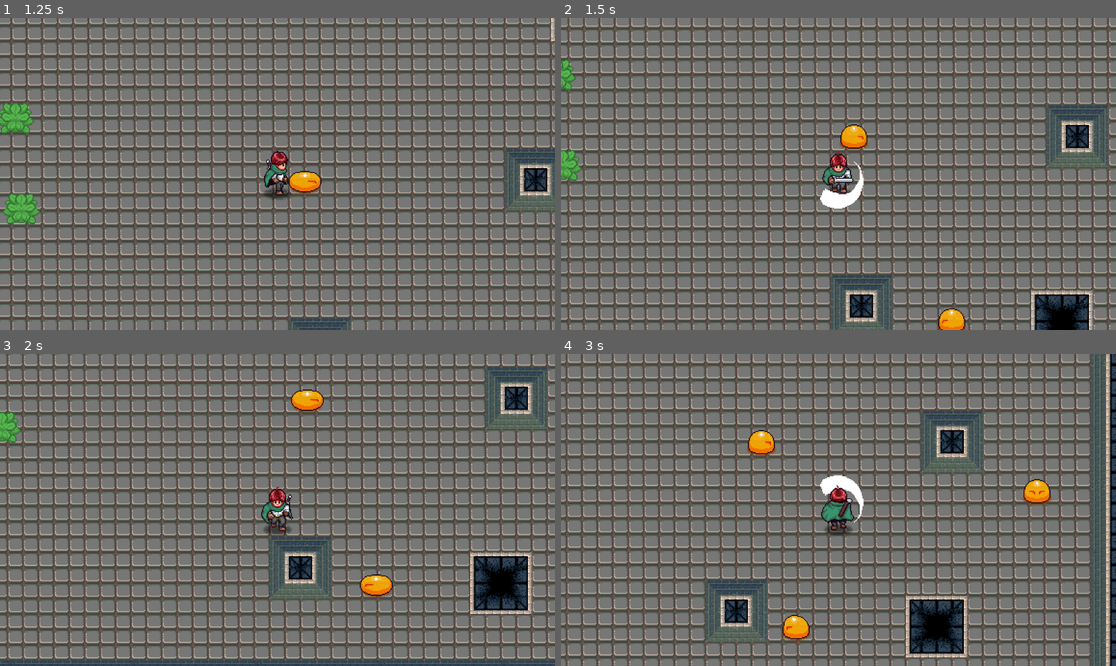
Above: before the commit, frames 1-4 (two rows, left to right).
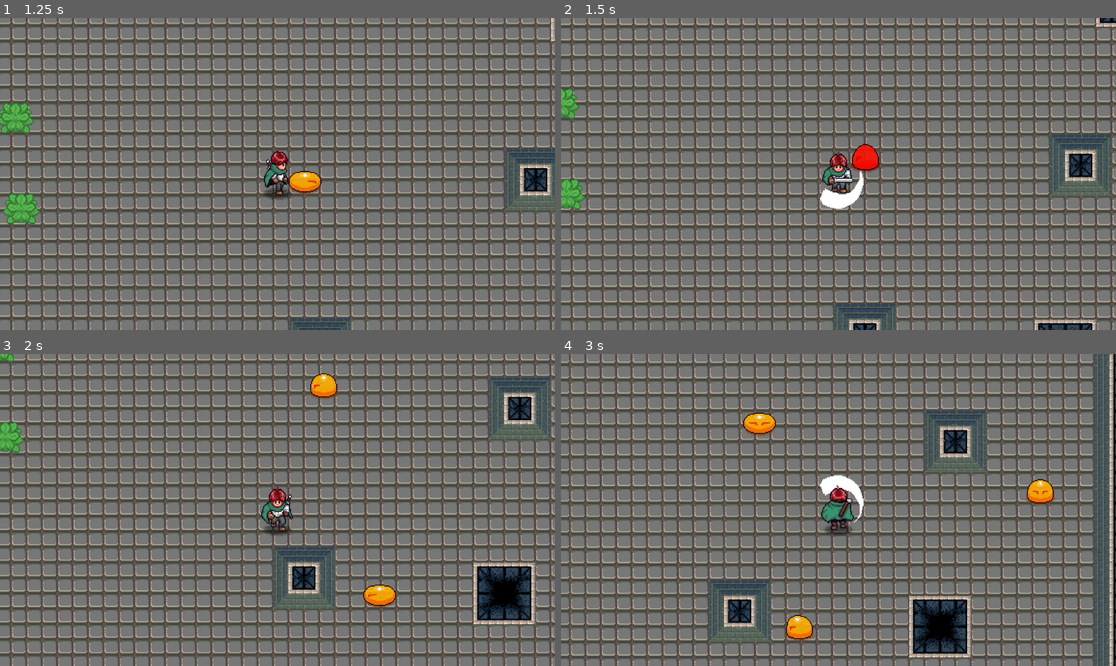
Above: after the commit, the same moments.

Repository: UltimaAngel/Video-Game-Project-1
Game: Godot game, scene res://game/scenes/game.tscn
Two runs of this game, one before a commit and one after it. Both use one fixed random seed, a clock stepped at 60 frames per second and the inputs below.
Inputs (mouse positions are in pixels of both pictures, inside the frame that each line leads up to):
- Up to frame 1 (1.25 s): move the mouse to (399, 158) at 0.52 s; press the mouse at (399, 158) at 0.53 s; hold D (right) from 0.53 s (still down)
- Up to frame 2 (1.5 s): move the mouse to (727, 189) at 1.27 s; release D (right) at 1.28 s; release the mouse at (727, 189) at 1.28 s; hold S (down) from 1.28 s (still down); click (727, 189) at 1.35 s
- Up to frame 3 (2 s): keep holding S (down)
- Up to frame 4 (3 s): move the mouse to (894, 441) at 2.02 s; release S (down) at 2.03 s; press the mouse at (894, 441) at 2.03 s; hold D (right) 2.03-2.78 s; tap I at 2.1 s; move the mouse to (810, 572) at 2.77 s; release the mouse at (810, 572) at 2.78 s; hold W (up) from 2.78 s (still down); click (810, 572) at 2.85 s

Frame 1 is identical in both runs. In frame 2, 58% of the frame differs, in the area x 0-100%, y 0-100%; in frame 3, 71%; in frame 4, 35%.

Commit message:
Player stun state added

Diff:
--- a/components/health_component/health_component.gd
+++ b/components/health_component/health_component.gd
@@ -1,8 +1,8 @@
 class_name HealthComponent
 extends Node2D
 
-signal damaged
-signal destroyed
+signal damaged(hurt_box: HurtBox)
+signal destroyed(hurt_box: HurtBox)
 
 @export var max_health: float = 100.0
 var health: float
@@ -12,9 +12,18 @@
 	health = max_health
 
 
-func damage(damage_taken: int) -> void:
-	health -= damage_taken
+func damage(hurt_box: HurtBox) -> void:
+	health -= hurt_box.damage
 	if health > 0:
-		damaged.emit()
+		damaged.emit(hurt_box)
 	else:
-		destroyed.emit()
+		destroyed.emit(hurt_box)
+		#Temporary commented code
+		#damaged.emit(hurt_box)
+		#update(99)
+
+
+func update(delta: int) -> void:
+	# May want to change health/max health to int and use clampi
+	# May want to use this in damage function
+	health = clampf(health + delta, 0, max_health)
--- a/components/hitboxes/hit_box.gd
+++ b/components/hitboxes/hit_box.gd
@@ -1,7 +1,7 @@
 class_name HitBox
 extends Area2D
 
-signal Damaged(damage: int)
+signal Damaged(hurt_box: HurtBox)
 
 
 # Called when the node enters the scene tree for the first time.
@@ -14,6 +14,5 @@
 	pass
 
 
-func TakeDamage(damage: int) -> void:
-	print("TakeDamage: ", damage)
-	Damaged.emit(damage)
+func TakeDamage(hurt_box: HurtBox) -> void:
+	Damaged.emit(hurt_box)
--- a/components/hurtboxes/hurt_box.gd
+++ b/components/hurtboxes/hurt_box.gd
@@ -16,4 +16,4 @@
 
 func AreaEntered(a: Area2D) -> void:
 	if a is HitBox:
-		a.TakeDamage(damage)
+		a.TakeDamage(self)
--- a/entities/enemies/slime/scenes/slime.tscn
+++ b/entities/enemies/slime/scenes/slime.tscn
@@ -718,7 +718,7 @@
 &"destroy": SubResource("Animation_2ipdc")
 }
 
-[node name="Slime" type="CharacterBody2D" node_paths=PackedStringArray("animation_player", "entity_sprite", "health_component", "hit_box", "state_machine")]
+[node name="Slime" type="CharacterBody2D" unique_id=1513585146 node_paths=PackedStringArray("animation_player", "entity_sprite", "health_component", "hit_box", "state_machine")]
 collision_layer = 256
 collision_mask = 16
 script = ExtResource("1_6xq2y")
@@ -728,75 +728,70 @@
 hit_box = NodePath("HitBox")
 state_machine = NodePath("EnemyStateMachine")
 
-[node name="HitBox" parent="." instance=ExtResource("3_v17ds")]
-
-[node name="CollisionShape2D" type="CollisionShape2D" parent="HitBox"]
+[node name="HitBox" parent="." unique_id=576668089 instance=ExtResource("3_v17ds")]
+
+[node name="CollisionShape2D" type="CollisionShape2D" parent="HitBox" unique_id=1611478597]
 rotation = 1.5707964
 shape = SubResource("CapsuleShape2D_umckf")
 
-[node name="Sprite2D" type="Sprite2D" parent="."]
+[node name="Sprite2D" type="Sprite2D" parent="." unique_id=1388052646]
 position = Vector2(0, -19)
 texture = ExtResource("1_2mbw8")
 hframes = 16
 vframes = 2
 
-[node name="ShadowSprite2D" type="Sprite2D" parent="Sprite2D"]
+[node name="ShadowSprite2D" type="Sprite2D" parent="Sprite2D" unique_id=1781497452]
 modulate = Color(0.5411765, 0.21176471, 0, 1)
 show_behind_parent = true
 position = Vector2(0, 19)
 texture = ExtResource("1_ncw7u")
 
-[node name="HurtBox" parent="." instance=ExtResource("2_jy1ul")]
-collision_mask = 1
-
-[node name="CollisionShape2D" type="CollisionShape2D" parent="HurtBox"]
+[node name="HurtBox" parent="." unique_id=552922419 instance=ExtResource("2_jy1ul")]
+
+[node name="CollisionShape2D" type="CollisionShape2D" parent="HurtBox" unique_id=116312193]
 rotation = 1.5707964
 shape = SubResource("CapsuleShape2D_umckf")
 
-[node name="HealthComponent" parent="." instance=ExtResource("2_co1cg")]
+[node name="HealthComponent" parent="." unique_id=937615990 instance=ExtResource("2_co1cg")]
 max_health = 5.0
 
-[node name="CollisionShape2D" type="CollisionShape2D" parent="."]
+[node name="CollisionShape2D" type="CollisionShape2D" parent="." unique_id=1762336549]
 rotation = 1.5707964
 shape = SubResource("CapsuleShape2D_umckf")
 
-[node name="AnimationPlayer" type="AnimationPlayer" parent="."]
-libraries = {
-&"": SubResource("AnimationLibrary_6xq2y")
-}
-autoplay = "idle_down"
-
-[node name="EnemyStateMachine" type="Node" parent="."]
+[node name="AnimationPlayer" type="AnimationPlayer" parent="." unique_id=1895594556]
+libraries/ = SubResource("AnimationLibrary_6xq2y")
+autoplay = &"idle_down"
+
+[node name="EnemyStateMachine" type="Node" parent="." unique_id=518489781]
 script = ExtResource("6_fbeu0")
 
-[node name="Idle" type="Node" parent="EnemyStateMachine" node_paths=PackedStringArray("next_state")]
+[node name="Idle" type="Node" parent="EnemyStateMachine" unique_id=1752269788 node_paths=PackedStringArray("next_state")]
 script = ExtResource("7_nly76")
 next_state = NodePath("../Wander")
 
-[node name="Wander" type="Node" parent="EnemyStateMachine" node_paths=PackedStringArray("next_state")]
+[node name="Wander" type="Node" parent="EnemyStateMachine" unique_id=1134428550 node_paths=PackedStringArray("next_state")]
 script = ExtResource("8_8hb4w")
 anim_name = "wander"
 next_state = NodePath("../Idle")
 
-[node name="Stun" type="Node" parent="EnemyStateMachine" node_paths=PackedStringArray("next_state")]
+[node name="Stun" type="Node" parent="EnemyStateMachine" unique_id=629314679 node_paths=PackedStringArray("next_state")]
 script = ExtResource("11_jy1ul")
 anim_name = "stun"
 next_state = NodePath("../Idle")
 
-[node name="Destroy" type="Node" parent="EnemyStateMachine"]
+[node name="Destroy" type="Node" parent="EnemyStateMachine" unique_id=1919655682]
 script = ExtResource("13_jy1ul")
 anim_name = "destroy"
 
-[node name="AudioStreamPlayer2D" type="AudioStreamPlayer2D" parent="."]
+[node name="AudioStreamPlayer2D" type="AudioStreamPlayer2D" parent="." unique_id=1250983144]
 max_polyphony = 4
 
-[node name="DestroyEffectSprite" type="Sprite2D" parent="."]
+[node name="DestroyEffectSprite" type="Sprite2D" parent="." unique_id=2131348647]
 visible = false
 position = Vector2(0, -8)
 texture = ExtResource("11_h77dj")
 hframes = 6
 
-[node name="AnimationPlayer" type="AnimationPlayer" parent="DestroyEffectSprite"]
-libraries = {
-&"": SubResource("AnimationLibrary_4kmju")
-}
+[node name="AnimationPlayer" type="AnimationPlayer" parent="DestroyEffectSprite" unique_id=210176055]
+libraries/ = SubResource("AnimationLibrary_4kmju")
--- a/entities/enemies/slime/scripts/enemy_state_destroy.gd
+++ b/entities/enemies/slime/scripts/enemy_state_destroy.gd
@@ -3,6 +3,7 @@
 @export var knockback_speed: float = 400.0
 @export var decelerate_speed: float = 10.0
 
+var _damage_position: Vector2
 var _direction := Vector2.ZERO
 
 
@@ -12,7 +13,7 @@
 
 func enter() -> void:
 	entity.is_invulnerable = true
-	_direction = entity.global_position.direction_to(PlayerManager.player.global_position)
+	_direction = entity.global_position.direction_to(_damage_position)
 	entity.direction = _direction
 	entity.velocity = _direction * -knockback_speed
 	entity.update_animation(anim_name)
@@ -24,7 +25,8 @@
 	return null
 
 
-func _on_destroyed() -> void:
+func _on_destroyed(hurt_box: HurtBox) -> void:
+	_damage_position = hurt_box.global_position
 	get_parent().change_state(self)
 
 
--- a/entities/enemies/slime/scripts/enemy_state_stun.gd
+++ b/entities/enemies/slime/scripts/enemy_state_stun.gd
@@ -4,6 +4,7 @@
 @export var knockback_speed: float = 400.0
 @export var decelerate_speed: float = 10.0
 
+var _damage_position: Vector2
 var _direction := Vector2.ZERO
 var _is_anim_finished: bool = false
 
@@ -15,7 +16,7 @@
 func enter() -> void:
 	entity.is_invulnerable = true
 	_is_anim_finished = false
-	_direction = entity.global_position.direction_to(PlayerManager.player.global_position)
+	_direction = entity.global_position.direction_to(_damage_position)
 	entity.direction = _direction
 	entity.velocity = _direction * -knockback_speed
 	entity.update_animation(anim_name)
@@ -34,7 +35,8 @@
 	entity.is_invulnerable = false
 
 
-func _on_damaged() -> void:
+func _on_damaged(hurt_box: HurtBox) -> void:
+	_damage_position = hurt_box.global_position
 	get_parent().change_state(self)
 
 
--- a/entities/player/scenes/player.tscn
+++ b/entities/player/scenes/player.tscn
@@ -10,8 +10,10 @@
 [ext_resource type="Script" uid="uid://cdowj2otqtidw" path="res://entities/player/scripts/player_state_machine.gd" id="7_u3c1g"]
 [ext_resource type="Script" uid="uid://764wnjlt1epk" path="res://entities/player/scripts/state_attack.gd" id="8_2suro"]
 [ext_resource type="AudioStream" uid="uid://bihc3ics5ekta" path="res://entities/player/assets/sword_swoosh.wav" id="11_ekl84"]
+[ext_resource type="Script" uid="uid://cqp7jsw83yljy" path="res://entities/player/scripts/state_stun.gd" id="11_exelp"]
 [ext_resource type="PackedScene" uid="uid://bha3le6ms846r" path="res://components/hurtboxes/hurt_box.tscn" id="11_oucfp"]
 [ext_resource type="PackedScene" uid="uid://bw04c753lmlf3" path="res://components/hitboxes/hit_box.tscn" id="11_vwfor"]
+[ext_resource type="AudioStream" uid="uid://beachdr1o4jr" path="res://entities/player/assets/hit_player.wav" id="13_ekl84"]
 
 [sub_resource type="Animation" id="Animation_eigjl"]
 length = 0.001
@@ -432,7 +434,75 @@
 [sub_resource type="CircleShape2D" id="CircleShape2D_ekl84"]
 radius = 20.0
 
-[node name="Player" type="CharacterBody2D" node_paths=PackedStringArray("animation_player", "entity_sprite", "health_component", "hit_box", "state_machine")]
+[sub_resource type="Animation" id="Animation_exelp"]
+length = 0.001
+tracks/0/type = "value"
+tracks/0/imported = false
+tracks/0/enabled = true
+tracks/0/path = NodePath(".:modulate")
+tracks/0/interp = 1
+tracks/0/loop_wrap = true
+tracks/0/keys = {
+"times": PackedFloat32Array(0),
+"transitions": PackedFloat32Array(1),
+"update": 0,
+"values": [Color(1, 1, 1, 1)]
+}
+
+[sub_resource type="Animation" id="Animation_33iwi"]
+resource_name = "damaged"
+length = 0.5
+tracks/0/type = "value"
+tracks/0/imported = false
+tracks/0/enabled = true
+tracks/0/path = NodePath(".:modulate")
+tracks/0/interp = 1
+tracks/0/loop_wrap = true
+tracks/0/keys = {
+"times": PackedFloat32Array(0, 0.1, 0.2, 0.3, 0.4, 0.45, 0.5),
+"transitions": PackedFloat32Array(1, 1, 1, 1, 1, 1, 1),
+"update": 1,
+"values": [Color(1, 1, 1, 1), Color(1, 1, 1, 0.19607843), Color(1, 1, 1, 1), Color(1, 1, 1, 0.19607843), Color(1, 1, 1, 1), Color(1, 1, 1, 0.19607843), Color(1, 1, 1, 1)]
+}
+tracks/1/type = "audio"
+tracks/1/imported = false
+tracks/1/enabled = true
+tracks/1/path = NodePath("Audio/AudioStreamPlayer2D")
+tracks/1/interp = 1
+tracks/1/loop_wrap = true
+tracks/1/keys = {
+"clips": [{
+"end_offset": 0.0,
+"start_offset": 0.0,
+"stream": ExtResource("13_ekl84")
+}],
+"times": PackedFloat32Array(0)
+}
+tracks/1/use_blend = true
+
+[sub_resource type="Animation" id="Animation_vwfor"]
+resource_name = "default"
+tracks/0/type = "value"
+tracks/0/imported = false
+tracks/0/enabled = true
+tracks/0/path = NodePath(".:modulate")
+tracks/0/interp = 1
+tracks/0/loop_wrap = true
+tracks/0/keys = {
+"times": PackedFloat32Array(0),
+"transitions": PackedFloat32Array(1),
+"update": 0,
+"values": [Color(1, 1, 1, 1)]
+}
+
+[sub_resource type="AnimationLibrary" id="AnimationLibrary_pt0jy"]
+_data = {
+&"RESET": SubResource("Animation_exelp"),
+&"damaged": SubResource("Animation_33iwi"),
+&"default": SubResource("Animation_vwfor")
+}
+
+[node name="Player" type="CharacterBody2D" unique_id=740599777 node_paths=PackedStringArray("animation_player", "entity_sprite", "health_component", "hit_box", "state_machine")]
 top_level = true
 collision_mask = 19
 script = ExtResource("1_cvnsp")
@@ -442,74 +512,79 @@
 hit_box = NodePath("HitBox")
 state_machine = NodePath("StateMachine")
 
-[node name="Sprite2D" type="Sprite2D" parent="."]
+[node name="Sprite2D" type="Sprite2D" parent="." unique_id=398964999]
 texture = ExtResource("2_cvnsp")
 hframes = 16
 vframes = 3
 
-[node name="ShadowSprite" type="Sprite2D" parent="Sprite2D"]
+[node name="ShadowSprite" type="Sprite2D" parent="Sprite2D" unique_id=1040107618]
 modulate = Color(0, 0, 0, 0.49019608)
 show_behind_parent = true
 position = Vector2(0, 20)
 texture = ExtResource("3_ekl84")
 
-[node name="AttackEffectSprite" type="Sprite2D" parent="Sprite2D"]
+[node name="AttackEffectSprite" type="Sprite2D" parent="Sprite2D" unique_id=2065322775]
 position = Vector2(0, 10)
 texture = ExtResource("4_ekl84")
 hframes = 12
 
-[node name="AttackEffectAnimation" type="AnimationPlayer" parent="Sprite2D/AttackEffectSprite"]
-libraries = {
-&"": SubResource("AnimationLibrary_ronts")
-}
-autoplay = "no_attack"
-
-[node name="HealthComponent" parent="." instance=ExtResource("3_41mm0")]
-
-[node name="CollisionShape2D" type="CollisionShape2D" parent="."]
+[node name="AttackEffectAnimation" type="AnimationPlayer" parent="Sprite2D/AttackEffectSprite" unique_id=986263849]
+libraries/ = SubResource("AnimationLibrary_ronts")
+autoplay = &"no_attack"
+
+[node name="HealthComponent" parent="." unique_id=709405965 instance=ExtResource("3_41mm0")]
+
+[node name="CollisionShape2D" type="CollisionShape2D" parent="." unique_id=219288472]
 show_behind_parent = true
 position = Vector2(0, 20)
 shape = SubResource("CircleShape2D_ittr2")
 
-[node name="AnimationPlayer" type="AnimationPlayer" parent="."]
-libraries = {
-&"": SubResource("AnimationLibrary_p04ig")
-}
-
-[node name="StateMachine" type="Node" parent="."]
+[node name="AnimationPlayer" type="AnimationPlayer" parent="." unique_id=474431594]
+libraries/ = SubResource("AnimationLibrary_p04ig")
+
+[node name="StateMachine" type="Node" parent="." unique_id=289942531]
 script = ExtResource("7_u3c1g")
 
-[node name="Idle" type="Node" parent="StateMachine"]
+[node name="Idle" type="Node" parent="StateMachine" unique_id=776452295]
 script = ExtResource("6_2suro")
 
-[node name="Walk" type="Node" parent="StateMachine"]
+[node name="Walk" type="Node" parent="StateMachine" unique_id=1939898642]
 script = ExtResource("7_gy3q1")
 
-[node name="Attack" type="Node" parent="StateMachine"]
+[node name="Attack" type="Node" parent="StateMachine" unique_id=1507881732]
 script = ExtResource("8_2suro")
 attack_sound = ExtResource("11_ekl84")
 
-[node name="Audio" type="Node2D" parent="."]
-
-[node name="AudioStreamPlayer2D" type="AudioStreamPlayer2D" parent="Audio"]
+[node name="Stun" type="Node" parent="StateMachine" unique_id=722523651]
+script = ExtResource("11_exelp")
+move_speed = null
+invulnerable_duration = null
+anim_name = null
+
+[node name="Audio" type="Node2D" parent="." unique_id=772774221]
+
+[node name="AudioStreamPlayer2D" type="AudioStreamPlayer2D" parent="Audio" unique_id=15095843]
 max_polyphony = 4
 
-[node name="HitBox" parent="." instance=ExtResource("11_vwfor")]
-collision_layer = 1
-
-[node name="CollisionShape2D" type="CollisionShape2D" parent="HitBox"]
+[node name="HitBox" parent="." unique_id=1887156674 instance=ExtResource("11_vwfor")]
+collision_layer = 2
+
+[node name="CollisionShape2D" type="CollisionShape2D" parent="HitBox" unique_id=937708310]
 position = Vector2(0, 12)
 shape = SubResource("CircleShape2D_oucfp")
 debug_color = Color(0.56197894, 0.5571533, 0.14572686, 0.41960785)
 
-[node name="Interactions" type="Node2D" parent="."]
+[node name="Interactions" type="Node2D" parent="." unique_id=121030463]
 unique_name_in_owner = true
 
-[node name="HurtBox" parent="Interactions" instance=ExtResource("11_oucfp")]
+[node name="HurtBox" parent="Interactions" unique_id=748073272 instance=ExtResource("11_oucfp")]
 position = Vector2(0, 16)
 collision_mask = 256
 monitoring = false
 
-[node name="CollisionShape2D" type="CollisionShape2D" parent="Interactions/HurtBox"]
+[node name="CollisionShape2D" type="CollisionShape2D" parent="Interactions/HurtBox" unique_id=65582600]
 shape = SubResource("CircleShape2D_ekl84")
 debug_color = Color(0.9536719, 0.20807242, 0.16435587, 0.41960785)
+
+[node name="EffectAnimationPlayer" type="AnimationPlayer" parent="." unique_id=1411569256]
+libraries/ = SubResource("AnimationLibrary_pt0jy")
--- a/entities/player/scripts/player.gd
+++ b/entities/player/scripts/player.gd
@@ -2,6 +2,8 @@
 extends Entity
 
 @onready var interactions: Node = get_node("Interactions")
+@onready var effect_animation_player: AnimationPlayer = $EffectAnimationPlayer
+# May not need effect animation player here, but it may be specific to Player
 
 
 func set_cardinal_direction(value: Vector2) -> void:
--- /dev/null
+++ b/entities/player/scripts/state_stun.gd
@@ -0,0 +1,65 @@
+class_name State_Stun
+extends State
+
+var _prev_dir := Vector2.ZERO
+
+@export var move_speed: float = 100.0
+@export var invulnerable_duration: float = 0.5
+
+var hurt_box: HurtBox
+var direction: Vector2
+
+@onready var idle: State = $"../Idle"
+@onready var attack: State = $"../Attack"
+
+
+func init() -> void:
+	entity.health_component.damaged.connect(_entity_damaged)
+
+
+# Player enters State
+func enter() -> void:
+	# May need to use other animations depending on entered state
+	entity.update_animation("walk")
+	entity.effect_animation_player.play("damaged")
+	entity.effect_animation_player.animation_finished.connect(_animation_finished)
+	entity.make_invulnerable(invulnerable_duration)
+
+
+# Player exits State
+func exit() -> void:
+	next_state = null
+	entity.effect_animation_player.animation_finished.disconnect(_animation_finished)
+
+
+func process(_delta: float) -> State:
+	if entity.direction == Vector2.ZERO:
+		return idle
+
+	entity.velocity = entity.direction * move_speed
+
+	if entity.direction != _prev_dir:
+		entity.update_animation("walk")
+	_prev_dir = entity.direction
+	#return null
+	return next_state
+
+
+func physics(_delta: float) -> State:
+	return null
+
+
+func handle_input(_event: InputEvent) -> State:
+	if _event.is_action_pressed("click"):
+		return attack
+	return null
+
+
+func _entity_damaged(_hurt_box: HurtBox) -> void:
+	hurt_box = _hurt_box
+	state_machine.change_state(self)
+
+
+func _animation_finished(_a: String) -> void:
+	# Next state is always idle, may want it to be different depending on enetered state
+	next_state = idle
--- a/entities/scripts/entity.gd
+++ b/entities/scripts/entity.gd
@@ -8,7 +8,9 @@
 
 const DIR_4 = [Vector2.RIGHT, Vector2.DOWN, Vector2.LEFT, Vector2.UP]
 
+# Some variables may need to be @onready instead
 @export var animation_player: AnimationPlayer
+#@export var effect_animation_player: AnimationPlayer
 @export var entity_sprite: Sprite2D
 @export var health_component: HealthComponent
 @export var hit_box: HitBox
@@ -17,6 +19,8 @@
 
 # Signal used by Player to emit new directions
 signal DirectionChanged(new_direction: Vector2)
+# signal damaged(hurt_box: HurtBox)
+# May not need damaged signal here since it's handled by the health component
 
 var cardinal_direction := Vector2.DOWN:
 	set = set_cardinal_direction
@@ -30,6 +34,7 @@
 		state_machine.initialize(self)
 	if hit_box:
 		hit_box.Damaged.connect(_on_damaged)
+	update_health(99)
 
 
 func _physics_process(_delta):
@@ -88,8 +93,21 @@
 	animation_player.play(state + "_" + anim_direction)
 
 
-func _on_damaged(damage_taken: int) -> void:
+func _on_damaged(hurt_box: HurtBox) -> void:
 	if is_invulnerable == true:
 		return
 	if health_component:
-		health_component.damage(damage_taken)
+		health_component.damage(hurt_box)
+
+
+func update_health(delta: int) -> void:
+	if health_component:
+		health_component.update(delta)
+
+
+func make_invulnerable(_duration: float) -> void:
+	is_invulnerable = true
+	hit_box.monitoring = false
+	await get_tree().create_timer(_duration).timeout
+	is_invulnerable = false
+	hit_box.monitoring = true
--- a/entities/scripts/state.gd
+++ b/entities/scripts/state.gd
@@ -6,6 +6,7 @@
 
 # Reference to Entity the State belongs to
 var entity: Entity
+var state_machine: StateMachine
 
 
 func _ready() -> void:
--- a/entities/scripts/state_machine.gd
+++ b/entities/scripts/state_machine.gd
@@ -19,10 +19,16 @@
 
 
 func initialize(entity: Entity) -> void:
+	if get_child_count() == 0:
+		return
+
+	# Set each state's entity to the provided one, set the machine, and init
 	for c in get_children():
 		assert(c is State)
 		c.entity = entity
+		c.state_machine = self
 		c.init()
+
 	# Default state will be the first child of StateMachine
 	change_state(get_child(0))
 	process_mode = Node.PROCESS_MODE_INHERIT
--- a/project.godot
+++ b/project.godot
@@ -8,11 +8,15 @@
 
 config_version=5
 
+[animation]
+
+compatibility/default_parent_skeleton_in_mesh_instance_3d=true
+
 [application]
 
 config/name="Video Game Project 1"
 run/main_scene="uid://4pqund3nukl7"
-config/features=PackedStringArray("4.5", "Forward Plus")
+config/features=PackedStringArray("4.6", "Forward Plus")
 config/icon="res://icon.svg"
 
 [autoload]
--- a/props/Objects/plant.gd
+++ b/props/Objects/plant.gd
@@ -6,5 +6,5 @@
 	$HitBox.Damaged.connect(TakeDamage)
 
 
-func TakeDamage(_damage: int) -> void:
+func TakeDamage(hurt_box: HurtBox) -> void:
 	queue_free()
Not shown: 1 places in entities/enemies/slime/scenes/slime.tscn that only renumber resources
Not shown, added: entities/player/assets/hit_player.wav.import
Not shown: 1 places in entities/player/scenes/player.tscn that only renumber resources
Not shown, added: entities/player/scripts/state_stun.gd.uid
Binary file added: gui/gui-health.png
Not shown, added: gui/gui-health.png.import
Not shown, added: entities/player/assets/hit_player.wav
